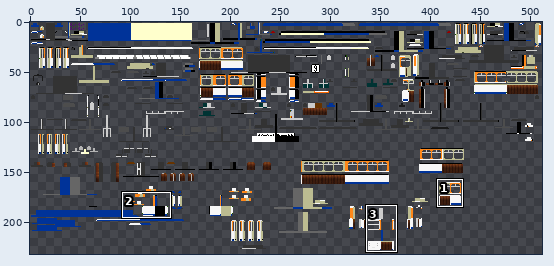
Sprite sheet -- src/main/resources/assets/tc/textures/trains/Duewag_GT6ER_White.png. Above: a wide view before the commit, with the close-up outlined.
Close-up. The starting point:
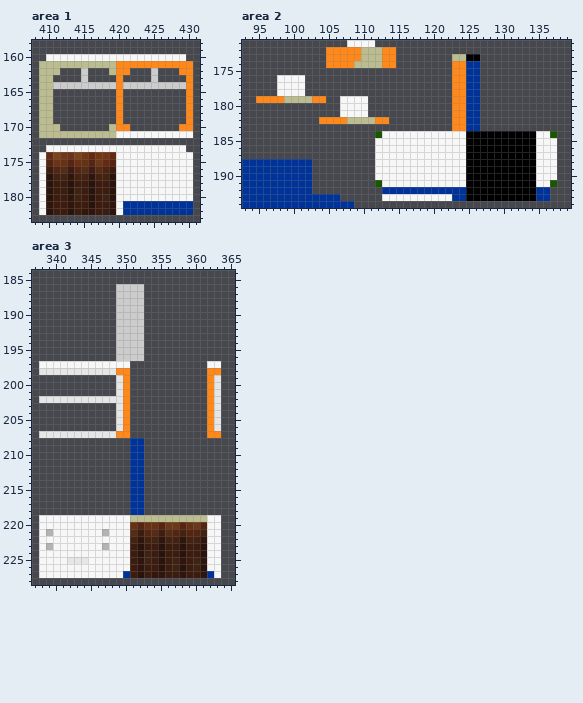
The file is 512x256 pixels. Colours within 5 levels of each other are drawn and written as one. Shown: area 1: x 408..431, y 158..183; area 2: x 93..139, y 171..194; area 3: x 337..365, y 184..228. The wide view leaves out empty margins. The commit also changed other parts of the picture, which this record leaves out.
The same view after the edit:
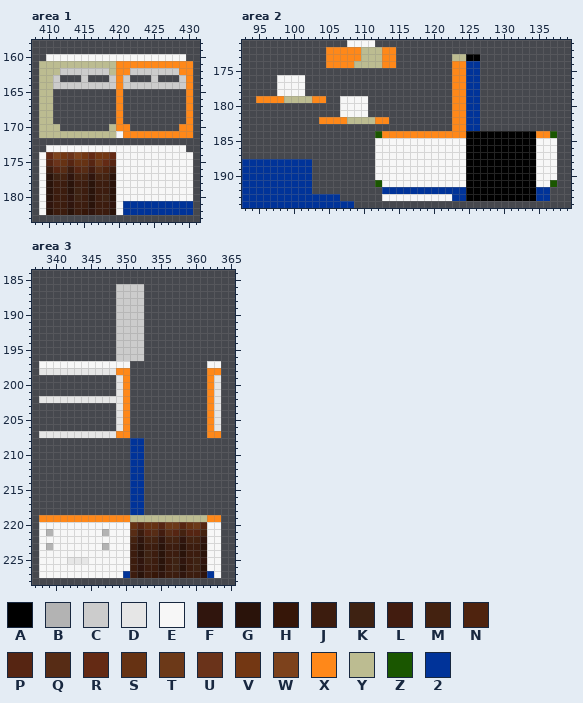
Palette (. is transparent): A #000000  B #b3b3b3  C #cccccc  D #e6e6e6  E #f7f7f7  F #30150d  G #2a130a  H #361608  J #3c1c0e  K #3e2212  L #421c0f  M #442210  N #4f230e  P #562512  Q #572c15  R #642a14  S #663213  T #6c3918  U #6a331a  V #733713  W #7d421c  X #ff8819  Y #bcbc91  Z #1a5600  2 #003399
The edit:
Area 1:
Colour C now appears in row 162 at x 412 to 414, 416 to 418, 422 to 424 and 426 to 428; in row 163 at x 411, 419, 421 and 429.
The author changed colour E to colour X in row 171 at x 421 to 430.
Area 2:
The author changed colour E to colour X in row 184 at x 113 to 124 and 135 to 136.
Area 3:
The author changed colour E to colour X in row 219 at x 338 to 350 and 362 to 363.
Pixel boxes of the changes (left, top, right, bottom) in both close-ups:
added: (53, 68, 186, 82)
changed: (123, 131, 193, 138)
changed: (382, 131, 466, 138)
changed: (536, 131, 550, 138)
changed: (39, 515, 130, 522)
changed: (207, 515, 221, 522)
